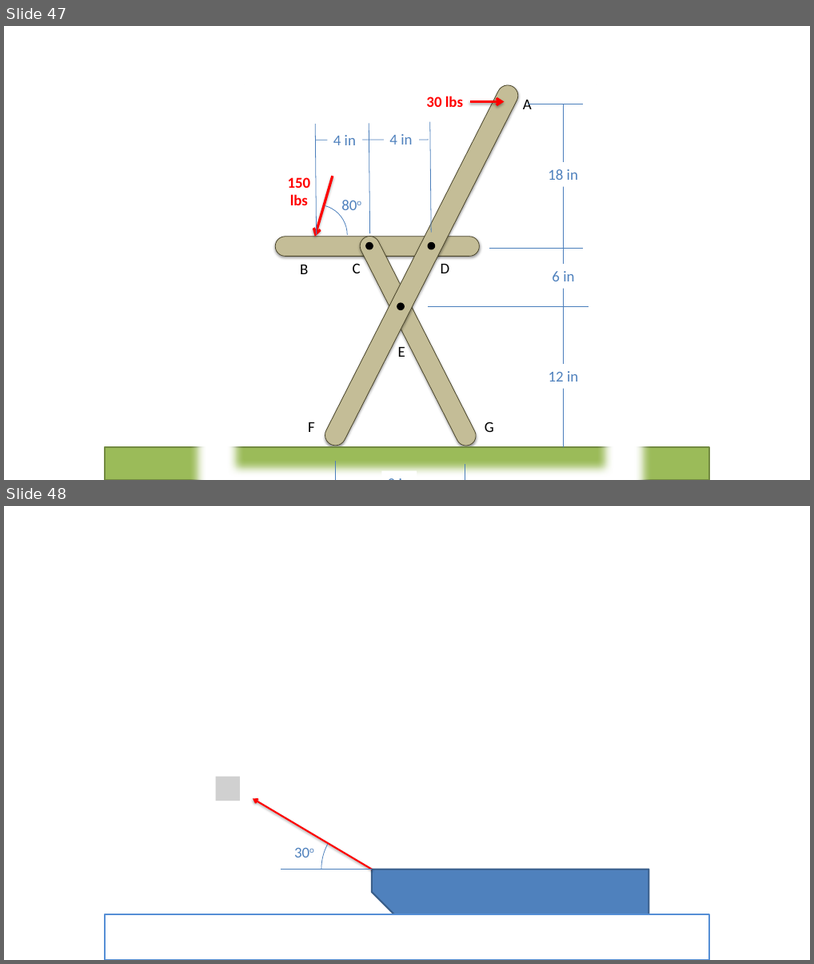
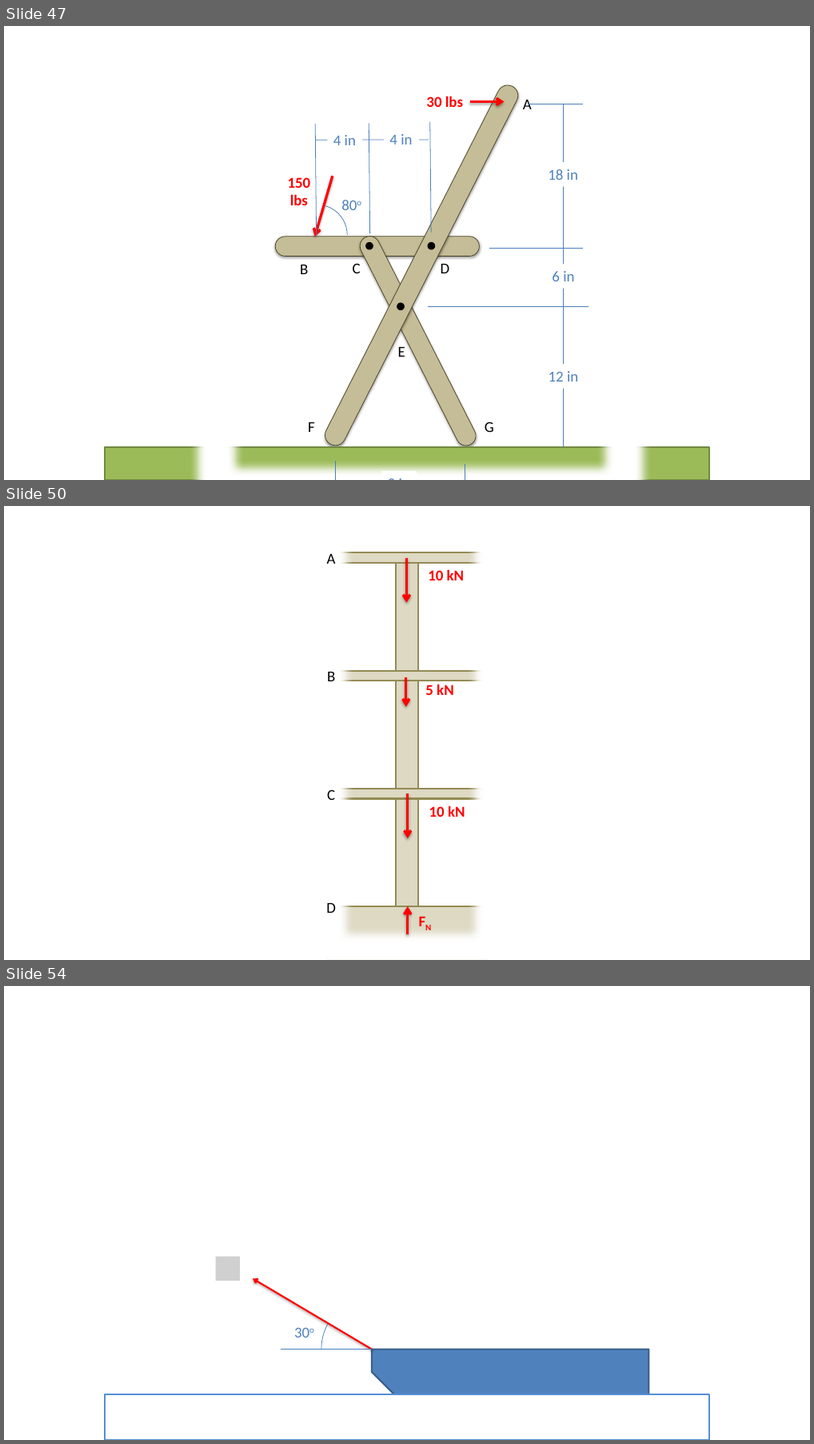
Before and after one commit to JacobMoore/mechanics_textbook, a slide deck: Homework Problems/Homework_Diagrams.pptx. Shown one above the other, each under a label of ours: slides 47 and 48 before the commit, slides 47, 50 and 54 after it; the slides between them are not shown. The pictures are 814x964 and 814x1444 pixels, drawn with LibreOffice and Linux fonts; fonts in the diff are those of the drawing; grey boxes stand for pictures. Boxes give left, top, right and bottom in pixels: in the first picture for what was removed or moved away, otherwise in the second. Text is boxed around its words. In the diff, an @@ line names an element or a change of style, - is before the commit and + after.

```diff
--- a/Homework Problems/Homework_Diagrams.pptx
+++ b/Homework Problems/Homework_Diagrams.pptx
@@ slide 50 added at (x1=4, y1=506, x2=810, y2=960), background #FFFFFF @@
@@ frame added at (x1=308, y1=506, x2=512, y2=960), fill #FFFFFF, outline #FFFFFF 2 pt @@
@@ rectangle added at (x1=328, y1=552, x2=486, y2=563), fill #DDD9C3, outline #948A54 2 pt @@
@@ text added at (x1=327, y1=554, x2=336, y2=564), 18 pt, text #000000 @@
+A
@@ rectangle added at (x1=396, y1=558, x2=418, y2=908), fill #DDD9C3, outline #948A54 2 pt @@
@@ arrow added from (407, 558) to (407, 603), #FF0000 3 pt @@
@@ text added at (x1=428, y1=569, x2=464, y2=580), 18 pt, text #FF0000, bold @@
+10 kN
@@ text added at (x1=327, y1=672, x2=335, y2=681), 18 pt, text #000000 @@
+B
@@ rectangle added at (x1=328, y1=671, x2=486, y2=681), fill #DDD9C3, outline #948A54 2 pt @@
@@ arrow added from (406, 677) to (406, 707), #FF0000 3 pt @@
@@ text added at (x1=426, y1=684, x2=454, y2=695), 18 pt, text #FF0000, bold @@
+5 kN
@@ text added at (x1=327, y1=789, x2=335, y2=800), 18 pt, text #000000 @@
+C
@@ rectangle added at (x1=328, y1=788, x2=486, y2=799), fill #DDD9C3, outline #948A54 2 pt @@
@@ arrow added from (408, 793) to (408, 838), #FF0000 3 pt @@
@@ text added at (x1=430, y1=805, x2=465, y2=816), 18 pt, text #FF0000, bold @@
+10 kN
@@ text added at (x1=326, y1=903, x2=336, y2=912), 18 pt, text #000000 @@
+D
@@ rectangle added at (x1=328, y1=907, x2=486, y2=960), fill #DDD9C3, outline #948A54 2 pt @@
@@ arrow added from (408, 934) to (408, 907), #FF0000 3 pt @@
@@ text added at (x1=413, y1=909, x2=439, y2=933), 18 pt, text #FF0000, bold @@
+FN
@@ what was slide 48 is now slide 54 @@
```
Also in this commit, not shown: 5 other slides added, 21 other files.
